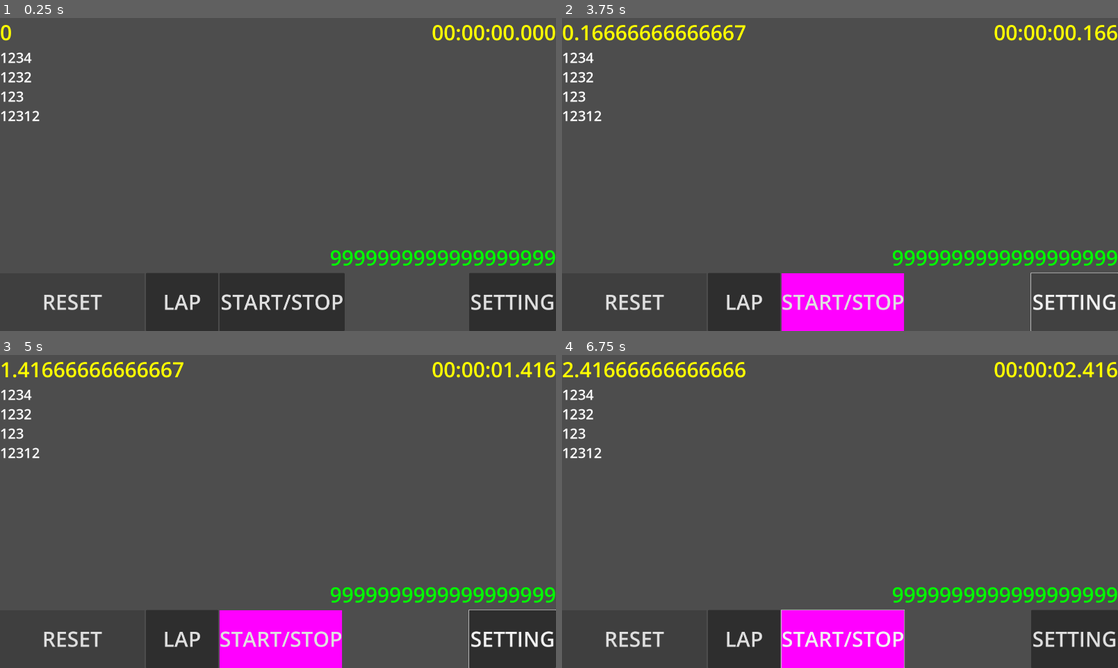
Above: before the commit, frames 1-4 (two rows, left to right).
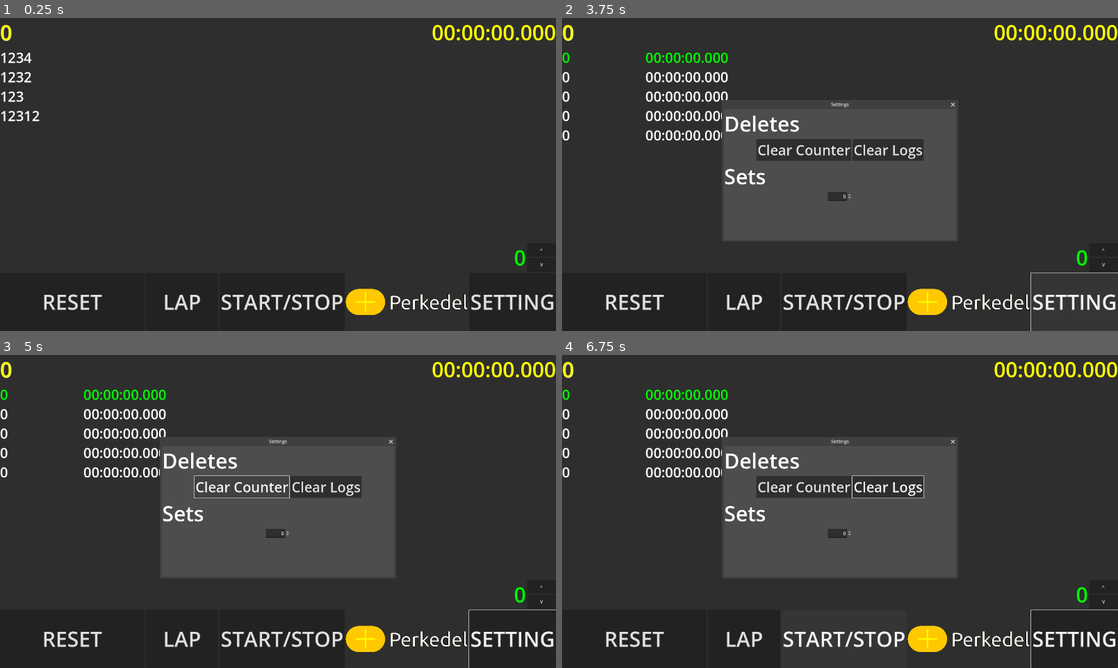
Above: after the commit, the same moments.

Repository: Perkedel/IdiotStopwatch
Game: Godot game, scene res://GameDVDCardtridge/IdiotStopwatch/idiot_stopwatch.tscn
Two runs of this game, one before a commit and one after it. Both use one fixed random seed, a clock stepped at 60 frames per second and the inputs below.
Inputs (mouse positions are in pixels of both pictures, inside the frame that each line leads up to):
- Up to frame 1 (0.25 s): no input
- Up to frame 2 (3.75 s): click "RESET" at 0.5 s; click (1101, 249) at 1.25 s, where only the run after the commit has a clickable "^"; click "LAP" at 2 s; click (1101, 265) at 2.75 s, where only the run after the commit has a clickable "V"; click "SETTING" at 3.5 s
- Up to frame 3 (5 s): click (239, 486) at 4.25 s, where only the run after the commit has a clickable "Clear Counter"
- Up to frame 4 (6.75 s): click (890, 486) at 5 s, where only the run after the commit has a clickable "Clear Logs"; click "START/STOP" at 5.75 s; click "START/STOP" at 6.5 s

The runs differ from the first frame. In frame 1, 89% of the frame differs, in the area x 0-100%, y 0-100%; in frame 2, 77%; in frame 3, 76%; in frame 4, 77%.

Commit message:
hgiuhiuui

Diff:
--- a/GameDVDCardtridge/IdiotStopwatch/idiot_stopwatch.gd
+++ b/GameDVDCardtridge/IdiotStopwatch/idiot_stopwatch.gd
@@ -2,31 +2,49 @@
 
 @onready var timerDisplaySec:Label = $Control/VBoxContainer/Timering/TimerDisplaySec
 @onready var timerDisplayFormat:Label = $Control/VBoxContainer/Timering/TimerDisplayFormat
+@onready var logDisplay:RichTextLabel = $Control/VBoxContainer/Logs
+@onready var counterDisplay:Label = $Control/VBoxContainer/HBoxContainer/Counter
 @onready var resetButton:Button = $Control/VBoxContainer/Buttons/Reseter
 @onready var lapButton:Button = $Control/VBoxContainer/Buttons/Lapper
 @onready var startButton:Button = $Control/VBoxContainer/Buttons/StartStop
 @onready var beepSpeaker:AudioStreamPlayer = $Beeper
+@onready var backPanel:Panel = $Control/Bgron
+@onready var settingWindow:Window = $Control/SettingWindow
+@onready var settingContent:IdiotStopWatchSetting = $Control/SettingWindow/IdiotStopwatchSetting
 @onready var beepSound:AudioStream = preload("res://GameDVDCardtridge/IdiotStopwatch/do-amarac.ogg")
 
 @export var timerBeepsAtSecond:float = 9.0
+@export var savePath:String = "user://Simpan/IdiotStopwatch/IdiotStopwatch.json"
+@export var saveDir:String = "user://Simpan/IdiotStopwatch/"
 
 var started:bool = false
 var countingNumber:int = 0
 var timering:float = 0.0
 var hadBeeped:bool = false
-
+var saveData:Dictionary = {
+	currentTimer = 0,
+	logs = [0,0,0],
+	counter = 0,
+}
+
+var timerLogs:PackedFloat64Array = [0,0,0]
+
+var defaultButtonColor:Color = Color.DIM_GRAY
 var startedButtonColor:Color = Color.PINK
 var stoppedButtonColor:Color = Color.DIM_GRAY
 var resetReadyButtonColor:Color = Color.GREEN
 
 var defaultButtonStyle:StyleBox = preload("res://GameDVDCardtridge/IdiotStopwatch/LedColor/ButtonStyleboxLEDGray.tres")
 var startedButtonStyle:StyleBox = preload("res://GameDVDCardtridge/IdiotStopwatch/LedColor/ButtonStyleboxLEDPink.tres")
+var startedButtonStyleHover:StyleBox = preload("res://GameDVDCardtridge/IdiotStopwatch/LedColor/ButtonStyleboxLEDPinkDark.tres")
 var stoppedButtonStyle:StyleBox = preload("res://GameDVDCardtridge/IdiotStopwatch/LedColor/ButtonStyleboxLEDGray.tres")
 var resetReadyButtonStyle:StyleBox = preload("res://GameDVDCardtridge/IdiotStopwatch/LedColor/ButtonStyleboxLEDGreen.tres")
+var resetReadyButtonStyleHover:StyleBox = preload("res://GameDVDCardtridge/IdiotStopwatch/LedColor/ButtonStyleboxLEDGreenDark.tres")
 
 # Called when the node enters the scene tree for the first time.
 func _ready():
-	resetButton.add_theme_stylebox_override("normal",defaultButtonStyle)
+#	resetButton.add_theme_stylebox_override("normal",defaultButtonStyle)
+	loaden()
 	pass # Replace with function body.
 
 func toTimeFormat(numbering:float)->String:
@@ -49,6 +67,40 @@
 	pass
 
 func save():
+	if DirAccess.dir_exists_absolute(saveDir):
+		pass
+	else:
+		DirAccess.make_dir_recursive_absolute(saveDir)
+
+	saveData = {
+		currentTimer = timering,
+		logs = timerLogs,
+		counter = countingNumber,
+	}
+	var saveJSON:String = JSON.stringify(saveData,"\t")
+	var file = FileAccess.open(savePath, FileAccess.WRITE)
+#	printerr(FileAccess.get_open_error())
+	file.store_string(saveJSON)
+	file.close()
+	pass
+
+func loaden():
+	if FileAccess.file_exists(savePath):
+		var file = FileAccess.open(savePath, FileAccess.READ)
+		var content = file.get_as_text()
+		file.close()
+		saveData = JSON.parse_string(content)
+		if saveData.has('currentTimer'):
+			timering = saveData['currentTimer']
+			pass
+		if saveData.has('logs'):
+			timerLogs = saveData['logs']
+			pass
+		if saveData.has('counter'):
+			countingNumber = saveData['counter']
+			pass
+		refreshLogDisplay()
+
 	pass
 
 func beep():
@@ -60,6 +112,7 @@
 func _process(delta):
 	timerDisplaySec.text = String.num(timering)
 	timerDisplayFormat.text = toTimeFormat(timering)
+	counterDisplay.text = String.num_int64(countingNumber)
 
 	if started:
 		timering += delta
@@ -73,41 +126,121 @@
 	if timering >= timerBeepsAtSecond:
 		if not hadBeeped:
 			beep()
+			backPanel.self_modulate = resetReadyButtonColor
 			resetButton.add_theme_stylebox_override("normal",resetReadyButtonStyle)
-			resetButton.add_theme_stylebox_override("hover",resetReadyButtonStyle)
+			resetButton.add_theme_stylebox_override("hover",resetReadyButtonStyleHover)
 			hadBeeped = true
 			pass
 		pass
 	else:
 		if hadBeeped:
+			backPanel.self_modulate = Color.WHITE
 			resetButton.remove_theme_stylebox_override("normal")
 			resetButton.remove_theme_stylebox_override("hover")
 			hadBeeped = false
 			pass
 		pass
+	pass
+
+func refreshLogDisplay():
+	"""
+	https://docs.godotengine.org/en/4.1/tutorials/ui/bbcode_in_richtextlabel.html
+	"""
+	logDisplay.text = ''
+	logDisplay.clear()
+#	logDisplay.append_text('[color=green]%0.9d[right]%s[/right][/color]\n' % [timerLogs[0], toTimeFormat(timerLogs[0])])
+	logDisplay.append_text('[color=green]{timeSec}\t\t\t\t\t\t{timeFormat}[/color]\n'.format({"timeSec":timerLogs[0],"timeFormat":toTimeFormat(timerLogs[0])}))
+	for i in range(1,timerLogs.size()):
+#		logDisplay.append_text('%d[right]%s[/right]\n' % [timerLogs[i], toTimeFormat(timerLogs[i])])
+		logDisplay.append_text('{timeSec}\t\t\t\t\t\t{timeFormat}\n'.format({"timeSec":timerLogs[i],"timeFormat":toTimeFormat(timerLogs[i])}))
+		pass
+	pass
+
+func logTimer():
+	timerLogs.insert(0,timering)
+	refreshLogDisplay()
+	save()
+	pass
+
+func resetTimer():
+	logTimer()
+	timering = 0
+	if started:
+		countingNumber+=1
+	save()
+	pass
+
+func openSettingWindow():
+	print('windowwwww')
+	settingContent.setBufferCounter(countingNumber)
+	settingWindow.popup_centered()
+	pass
+
+func closeSettingWindow():
+	settingWindow.hide()
 	pass
 
 func toggleTimer():
 	started = not started
 	if started:
 		startButton.add_theme_stylebox_override("normal",startedButtonStyle)
-		startButton.add_theme_stylebox_override("hover",startedButtonStyle)
+		startButton.add_theme_stylebox_override("hover",startedButtonStyleHover)
 		pass
 	else:
 		startButton.remove_theme_stylebox_override("normal")
 		startButton.remove_theme_stylebox_override("hover")
 		pass
-	pass
-
+	save()
+	pass
+
+func addCounter():
+	countingNumber+=1
+	pass
+
+func decreaseCounter():
+	countingNumber-=1
+	pass
+
+func setCounter(to:int):
+	countingNumber = to
+	save()
+	pass
 
 func _on_reseter_pressed():
+	resetTimer()
 	pass # Replace with function body.
 
 
 func _on_lapper_pressed():
+	logTimer()
 	pass # Replace with function body.
 
 
 func _on_start_stop_pressed():
 	toggleTimer()
 	pass # Replace with function body.
+
+
+func _on_add_pressed():
+	addCounter()
+	pass # Replace with function body.
+
+
+func _on_decrease_pressed():
+	decreaseCounter()
+	pass # Replace with function body.
+
+
+func _on_settinger_pressed():
+	openSettingWindow()
+	pass # Replace with function body.
+
+
+func _on_idiot_stopwatch_setting_change_counter(to):
+	setCounter(to)
+	pass # Replace with function body.
+
+
+func _on_setting_window_close_requested():
+	closeSettingWindow()
+	pass # Replace with function body.
--- a/GameDVDCardtridge/IdiotStopwatch/idiot_stopwatch.tscn
+++ b/GameDVDCardtridge/IdiotStopwatch/idiot_stopwatch.tscn
@@ -1,7 +1,9 @@
-[gd_scene load_steps=3 format=3 uid="uid://dgms72uy3ucqq"]
+[gd_scene load_steps=5 format=3 uid="uid://dgms72uy3ucqq"]
 
 [ext_resource type="Script" path="res://GameDVDCardtridge/IdiotStopwatch/idiot_stopwatch.gd" id="1_4xx3o"]
 [ext_resource type="AudioStream" uid="uid://xub4ogsfofhq" path="res://GameDVDCardtridge/IdiotStopwatch/do-amarac.ogg" id="2_7m24n"]
+[ext_resource type="PackedScene" uid="uid://qpb82r0y1a0m" path="res://GameDVDCardtridge/IdiotStopwatch/menu/idiot_stopwatch_setting.tscn" id="2_47uch"]
+[ext_resource type="Texture2D" uid="uid://cofdy74g54vss" path="res://GameDVDCardtridge/IdiotStopwatch/sprites/Perkedel Short Typeborder.png" id="2_wc6te"]
 
 [node name="IdiotStopwatch" type="Node"]
 script = ExtResource("1_4xx3o")
@@ -18,6 +20,14 @@
 size_flags_horizontal = 3
 size_flags_vertical = 3
 
+[node name="Bgron" type="Panel" parent="Control"]
+layout_mode = 1
+anchors_preset = 15
+anchor_right = 1.0
+anchor_bottom = 1.0
+grow_horizontal = 2
+grow_vertical = 2
+
 [node name="VBoxContainer" type="VBoxContainer" parent="Control"]
 layout_mode = 1
 anchors_preset = 15
@@ -33,6 +43,8 @@
 layout_mode = 2
 size_flags_horizontal = 3
 theme_override_colors/font_color = Color(1, 1, 0, 1)
+theme_override_colors/font_shadow_color = Color(1, 1, 1, 1)
+theme_override_colors/font_outline_color = Color(0, 1, 1, 1)
 theme_override_font_sizes/font_size = 72
 text = "1234890"
 
@@ -44,12 +56,14 @@
 
 [node name="Logs" type="RichTextLabel" parent="Control/VBoxContainer"]
 layout_mode = 2
+size_flags_horizontal = 3
 size_flags_vertical = 3
 theme_override_font_sizes/normal_font_size = 48
 theme_override_font_sizes/bold_font_size = 48
 theme_override_font_sizes/italics_font_size = 48
 theme_override_font_sizes/bold_italics_font_size = 48
 theme_override_font_sizes/mono_font_size = 48
+bbcode_enabled = true
 text = "1234
 1232
 123
@@ -57,13 +71,72 @@
 
 "
 
-[node name="Counter" type="Label" parent="Control/VBoxContainer"]
-layout_mode = 2
+[node name="Loggings" type="HBoxContainer" parent="Control/VBoxContainer"]
+visible = false
+layout_mode = 2
+size_flags_vertical = 3
+
+[node name="LogsSec" type="RichTextLabel" parent="Control/VBoxContainer/Loggings"]
+layout_mode = 2
+size_flags_horizontal = 3
+size_flags_vertical = 3
+theme_override_font_sizes/normal_font_size = 48
+theme_override_font_sizes/bold_font_size = 48
+theme_override_font_sizes/italics_font_size = 48
+theme_override_font_sizes/bold_italics_font_size = 48
+theme_override_font_sizes/mono_font_size = 48
+bbcode_enabled = true
+text = "1234
+1232
+123
+12312
+
+"
+
+[node name="LogsFormat" type="RichTextLabel" parent="Control/VBoxContainer/Loggings"]
+layout_mode = 2
+size_flags_horizontal = 3
+size_flags_vertical = 3
+theme_override_font_sizes/normal_font_size = 48
+theme_override_font_sizes/bold_font_size = 48
+theme_override_font_sizes/italics_font_size = 48
+theme_override_font_sizes/bold_italics_font_size = 48
+theme_override_font_sizes/mono_font_size = 48
+bbcode_enabled = true
+text = "00:00:00
+
+"
+
+[node name="HBoxContainer" type="HBoxContainer" parent="Control/VBoxContainer"]
+layout_mode = 2
+alignment = 2
+
+[node name="Counter" type="Label" parent="Control/VBoxContainer/HBoxContainer"]
+layout_mode = 2
+size_flags_horizontal = 3
 theme_override_colors/font_color = Color(0, 1, 0, 1)
 theme_override_font_sizes/font_size = 72
 text = "9999999999999999999"
 horizontal_alignment = 2
 
+[node name="Adjust" type="VBoxContainer" parent="Control/VBoxContainer/HBoxContainer"]
+custom_minimum_size = Vector2(100, 0)
+layout_mode = 2
+
+[node name="Add" type="Button" parent="Control/VBoxContainer/HBoxContainer/Adjust"]
+layout_mode = 2
+size_flags_vertical = 3
+text = "^"
+
+[node name="Decrease" type="Button" parent="Control/VBoxContainer/HBoxContainer/Adjust"]
+layout_mode = 2
+size_flags_vertical = 3
+text = "V"
+
+[node name="SpinBox" type="SpinBox" parent="Control/VBoxContainer"]
+visible = false
+layout_mode = 2
+
 [node name="Buttons" type="HBoxContainer" parent="Control/VBoxContainer"]
 custom_minimum_size = Vector2(0, 200)
 layout_mode = 2
@@ -87,7 +160,15 @@
 theme_override_font_sizes/font_size = 72
 text = "START/STOP"
 
+[node name="PerkedelLogo" type="TextureRect" parent="Control/VBoxContainer/Buttons"]
+layout_mode = 2
+size_flags_horizontal = 3
+texture = ExtResource("2_wc6te")
+expand_mode = 2
+stretch_mode = 5
+
 [node name="Spacing" type="Control" parent="Control/VBoxContainer/Buttons"]
+visible = false
 layout_mode = 2
 size_flags_horizontal = 3
 
@@ -97,10 +178,31 @@
 theme_override_font_sizes/font_size = 72
 text = "SETTING"
 
+[node name="SettingWindow" type="Window" parent="Control"]
+title = "Settings"
+initial_position = 1
+size = Vector2i(1000, 500)
+visible = false
+transient = true
+exclusive = true
+popup_window = true
+
+[node name="IdiotStopwatchSetting" parent="Control/SettingWindow" instance=ExtResource("2_47uch")]
+
+[node name="AreYouSure" type="ConfirmationDialog" parent="Control"]
+title = "Warning"
+initial_position = 1
+size = Vector2i(1000, 200)
+dialog_text = "Are you sure to..."
+
 [node name="Beeper" type="AudioStreamPlayer" parent="."]
 stream = ExtResource("2_7m24n")
 
+[connection signal="pressed" from="Control/VBoxContainer/HBoxContainer/Adjust/Add" to="." method="_on_add_pressed"]
+[connection signal="pressed" from="Control/VBoxContainer/HBoxContainer/Adjust/Decrease" to="." method="_on_decrease_pressed"]
 [connection signal="pressed" from="Control/VBoxContainer/Buttons/Reseter" to="." method="_on_reseter_pressed"]
 [connection signal="pressed" from="Control/VBoxContainer/Buttons/Lapper" to="." method="_on_lapper_pressed"]
 [connection signal="pressed" from="Control/VBoxContainer/Buttons/StartStop" to="." method="_on_start_stop_pressed"]
-[connection signal="pressed" from="Control/VBoxContainer/Buttons/Settinger" to="." method="_on_start_stop_pressed"]
+[connection signal="pressed" from="Control/VBoxContainer/Buttons/Settinger" to="." method="_on_settinger_pressed"]
+[connection signal="close_requested" from="Control/SettingWindow" to="." method="_on_setting_window_close_requested"]
+[connection signal="changeCounter" from="Control/SettingWindow/IdiotStopwatchSetting" to="." method="_on_idiot_stopwatch_setting_change_counter"]
--- /dev/null
+++ b/GameDVDCardtridge/IdiotStopwatch/menu/idiot_stopwatch_setting.gd
@@ -0,0 +1,38 @@
+extends Control
+
+class_name IdiotStopWatchSetting
+
+var activo:bool = false
+var _bufferCounter:int = 0
+
+@onready var counterSpin:SpinBox = $VBoxContainer/SetBar/CounterSpinBox
+
+signal changeCounter(to)
+
+# Called when the node enters the scene tree for the first time.
+func _ready():
+	pass # Replace with function body.
+
+func setBufferCounter(to:int):
+	_bufferCounter = to
+	pass
+
+# Called every frame. 'delta' is the elapsed time since the previous frame.
+func _process(delta):
+	pass
+
+func _notification(what):
+	if what == NOTIFICATION_VISIBILITY_CHANGED:
+		if visible:
+			counterSpin.value = _bufferCounter
+			activo = true
+			pass
+		else:
+			activo = false
+			pass
+
+func _on_spin_box_value_changed(value):
+	if activo:
+		emit_signal("changeCounter",value)
+		pass
+	pass # Replace with function body.
--- /dev/null
+++ b/GameDVDCardtridge/IdiotStopwatch/menu/idiot_stopwatch_setting.tscn
@@ -0,0 +1,54 @@
+[gd_scene load_steps=2 format=3 uid="uid://qpb82r0y1a0m"]
+
+[ext_resource type="Script" path="res://GameDVDCardtridge/IdiotStopwatch/menu/idiot_stopwatch_setting.gd" id="1_qgsuf"]
+
+[node name="IdiotStopwatchSetting" type="Control"]
+layout_mode = 3
+anchors_preset = 15
+anchor_right = 1.0
+anchor_bottom = 1.0
+grow_horizontal = 2
+grow_vertical = 2
+script = ExtResource("1_qgsuf")
+
+[node name="VBoxContainer" type="VBoxContainer" parent="."]
+layout_mode = 1
+anchors_preset = 15
+anchor_right = 1.0
+anchor_bottom = 1.0
+grow_horizontal = 2
+grow_vertical = 2
+
+[node name="LabelClears" type="Label" parent="VBoxContainer"]
+layout_mode = 2
+theme_override_font_sizes/font_size = 72
+text = "Deletes"
+
+[node name="ResetBar" type="HBoxContainer" parent="VBoxContainer"]
+layout_mode = 2
+alignment = 1
+
+[node name="ClearCounter" type="Button" parent="VBoxContainer/ResetBar"]
+layout_mode = 2
+theme_override_font_sizes/font_size = 48
+text = "Clear Counter"
+
+[node name="ClearLog" type="Button" parent="VBoxContainer/ResetBar"]
+layout_mode = 2
+theme_override_font_sizes/font_size = 48
+text = "Clear Logs"
+
+[node name="LabelSets" type="Label" parent="VBoxContainer"]
+layout_mode = 2
+theme_override_font_sizes/font_size = 72
+text = "Sets"
+
+[node name="SetBar" type="HBoxContainer" parent="VBoxContainer"]
+layout_mode = 2
+alignment = 1
+
+[node name="CounterSpinBox" type="SpinBox" parent="VBoxContainer/SetBar"]
+layout_mode = 2
+alignment = 2
+
+[connection signal="value_changed" from="VBoxContainer/SetBar/CounterSpinBox" to="." method="_on_spin_box_value_changed"]
Binary file added: GameDVDCardtridge/IdiotStopwatch/sprites/Perkedel Short Typeborder.png
Not shown, added: GameDVDCardtridge/IdiotStopwatch/sprites/Perkedel Short Typeborder.png.import
